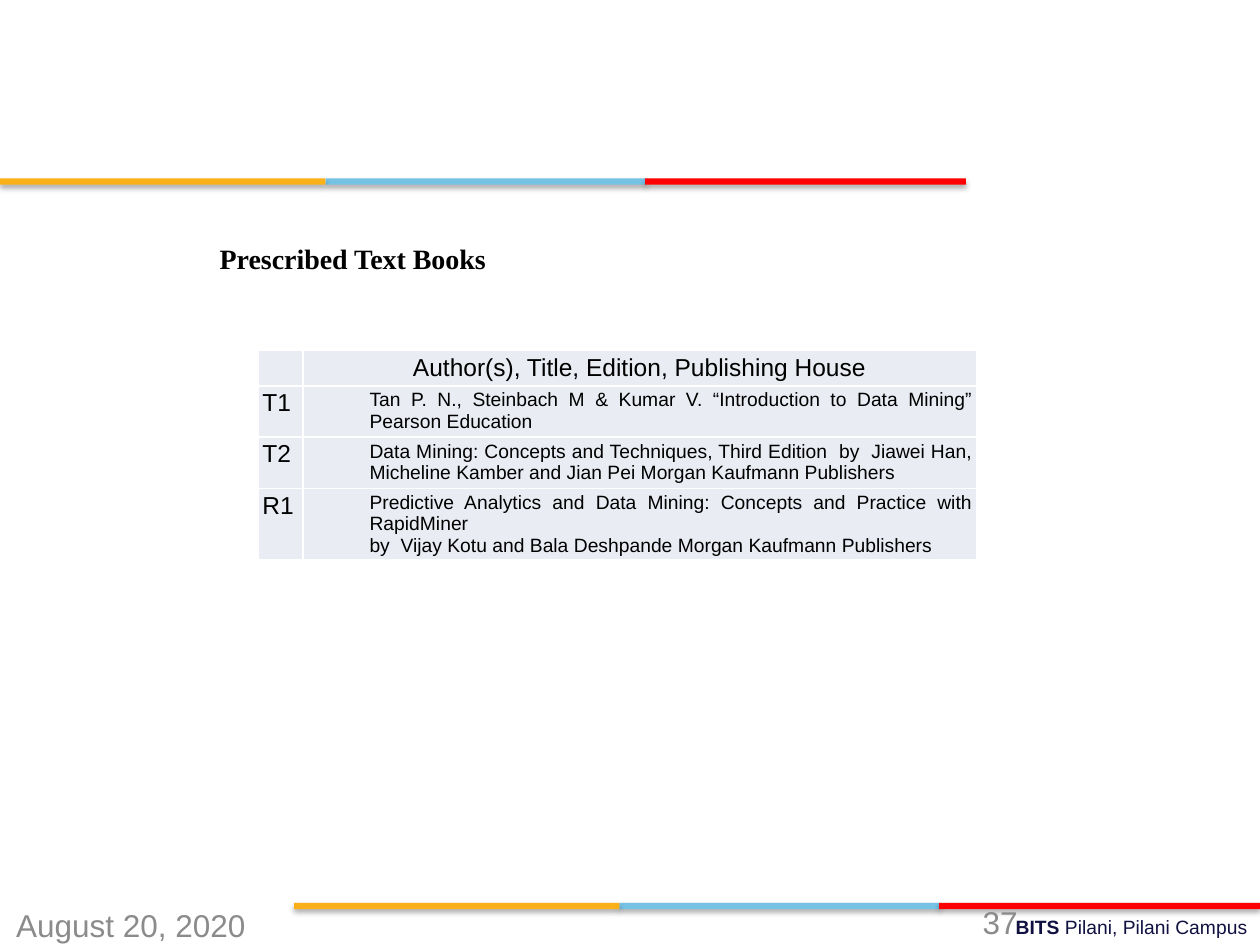
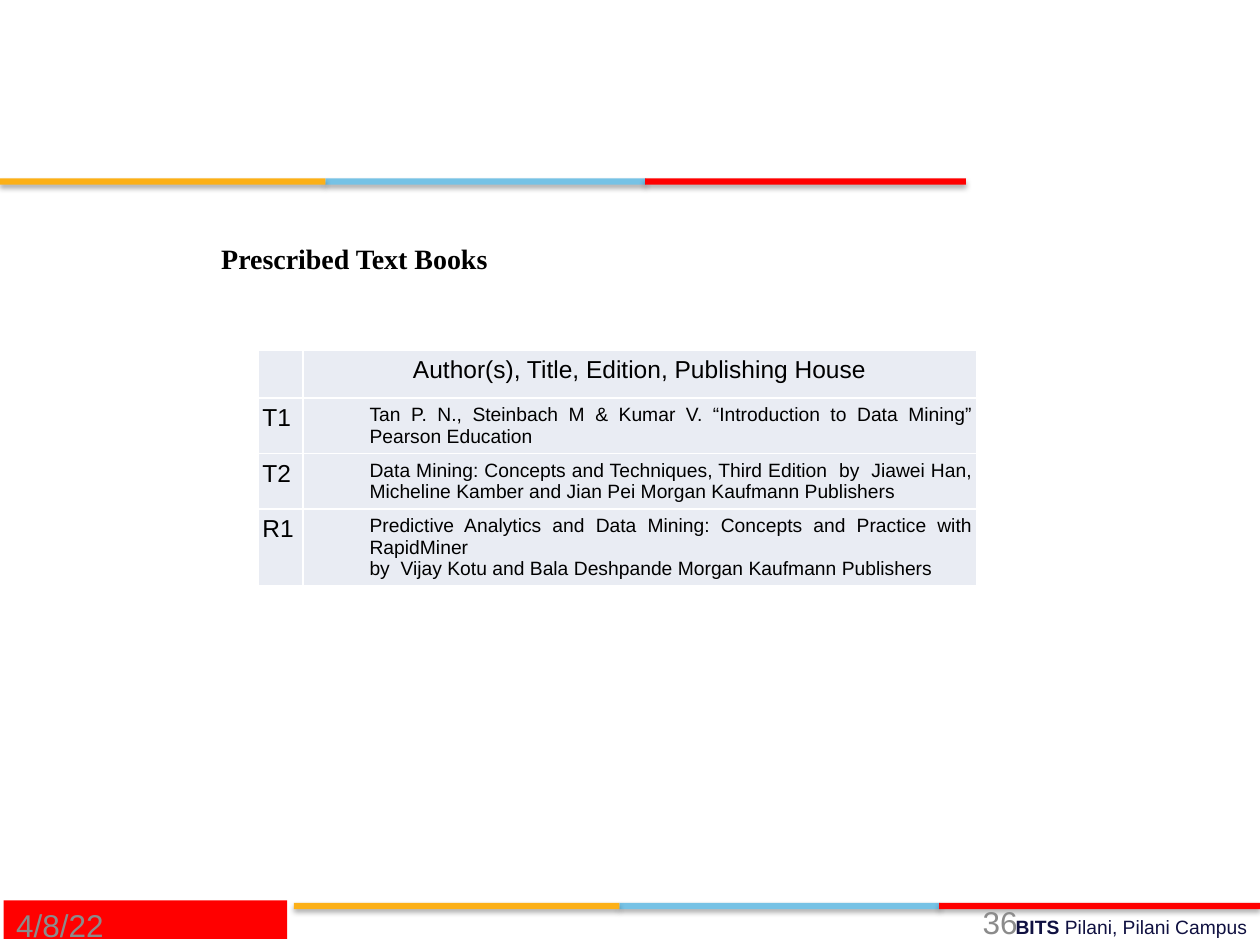
Before and after one commit to ElisonSherton/MTech_DSE, a slide deck: slide 36 of Sem1/DM/lecture_slides/Outlier ananlysis.pptx (slide 37 before the commit). Drawn at 1260x945 pixels with LibreOffice and Linux fonts; fonts in the diff are those of the drawing; background and template pictures are left out. Boxes give left, top, right and bottom in pixels: in the first picture for what was removed or moved away, otherwise in the second. Text is boxed around its words. In the diff, an @@ line names an element or a change of style, - is before the commit and + after.

```diff
--- a/Sem1/DM/lecture_slides/Outlier ananlysis.pptx
+++ b/Sem1/DM/lecture_slides/Outlier ananlysis.pptx
@@ table at box(258, 350, 975, 583) @@
@@ fill #E9EDF4 to #E9ECF3 in 8 cells @@
@@ borders changed @@
@@ rectangle "4/8/22": place and size @@
-rectangle "4/8/22" at box(16, 915, 245, 943)
+rectangle "4/8/22" at box(4, 900, 287, 939)
@@ rectangle "4/8/22" at box(4, 900, 287, 939): fill none to #FF0000 @@
@@ text in rectangle at box(16, 914, 104, 943): text changed; text colour #8C8C8C to #8B8B8B @@
-August 20, 2020
+4/8/22
@@ page number at box(983, 909, 1018, 934): text changed; text colour #8C8C8C to #8B8B8B @@
-37
+36
```
Also in this commit, not shown: 20 other slides changed, 2 slides added, 3 slides removed, 15 other files.
